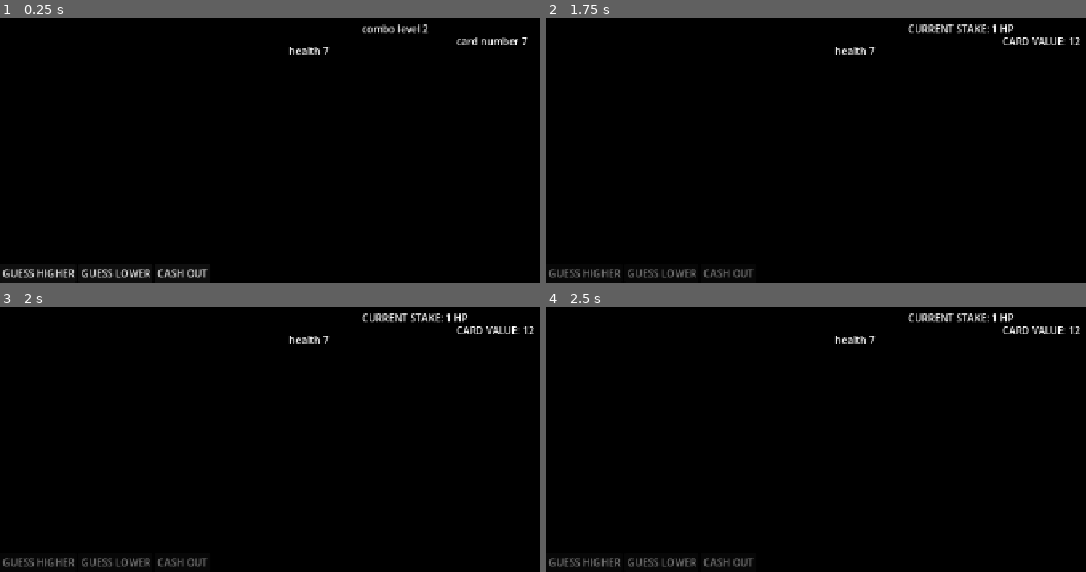
Above: before the commit, frames 1-4 (two rows, left to right).
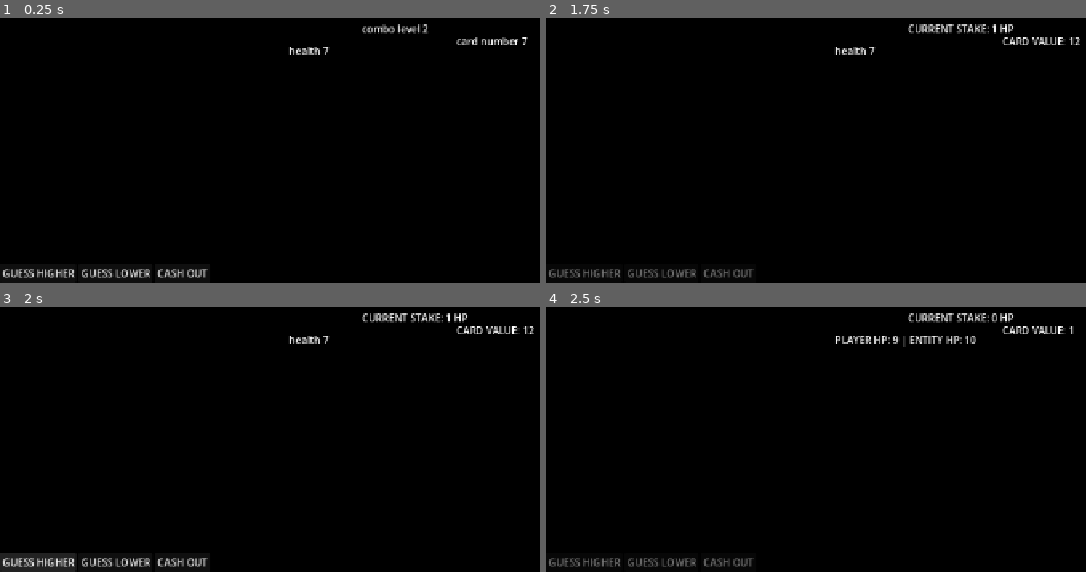
Above: after the commit, the same moments.

Repository: wadahac/HighLowPrototype
Game: Godot game, scene res://scenes/main.tscn
Two runs of this game, one before a commit and one after it. Both use one fixed random seed, a clock stepped at 60 frames per second and the inputs below.
Inputs (mouse positions are in pixels of both pictures, inside the frame that each line leads up to):
- Up to frame 1 (0.25 s): no input
- Up to frame 2 (1.75 s): click "GUESS HIGHER" at 0.5 s; tap Enter at 1.25 s
- Up to frame 3 (2 s): no input
- Up to frame 4 (2.5 s): click (659, 561) at 2 s, where only the run after the commit has a clickable "GUESS LOWER"

Frames 1-2 are identical in both runs. In frame 3, 1.4% of the frame differs, in the area x 0-39%, y 92-100%; in frame 4, 0.6%.
Error in both runs: Invalid access to property or key 'pressed' on a base object of type 'null instance'. (res://src/HighLowGameManager.gd:41)

Commit message:
fix: re-enable player controls after successful guess
Co-authored-by: aider (gemini/gemini-3.5-flash) <aider@aider.chat>

Diff:
--- a/high-low-prototype/src/HighLowGameManager.gd
+++ b/high-low-prototype/src/HighLowGameManager.gd
@@ -146,7 +146,10 @@
 		current_base_value = new_card
 		combo_updated.emit(current_combo_damage)
 		_update_base_card_ui()
-		check_game_state()
+		if not check_game_state():
+			if is_player_turn:
+				await get_tree().create_timer(1.2).timeout
+				set_player_controls_enabled(true)
 	else:
 		# BUST: deduct current_combo_damage from active player's health (minimum 1 damage if combo is 0)
 		var damage: int = max(1, current_combo_damage)
